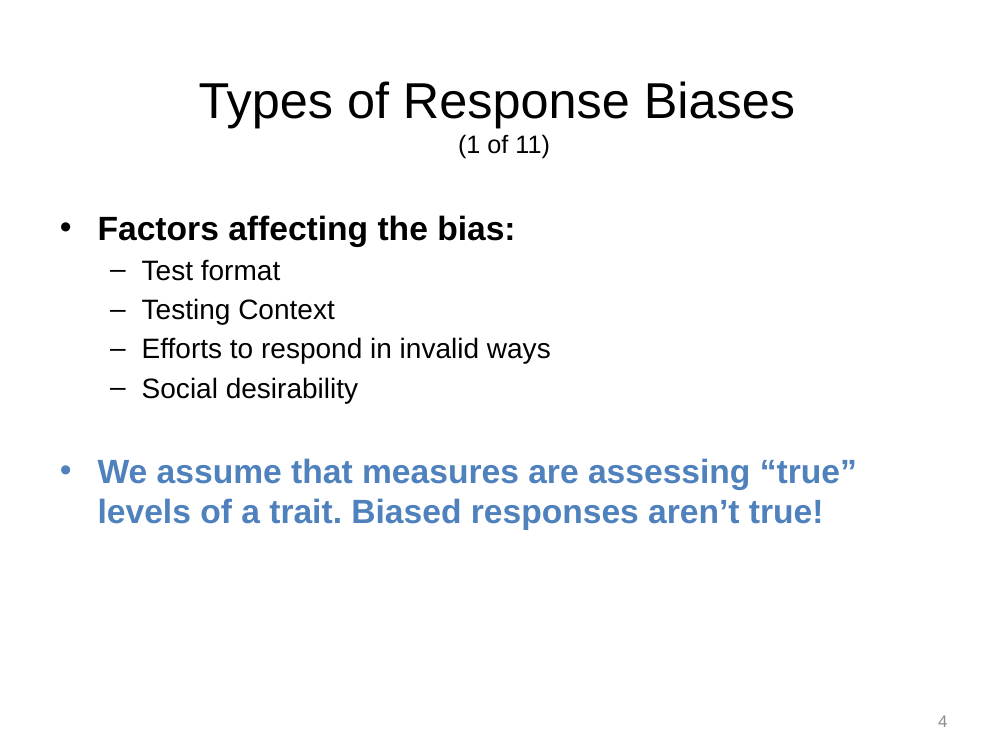
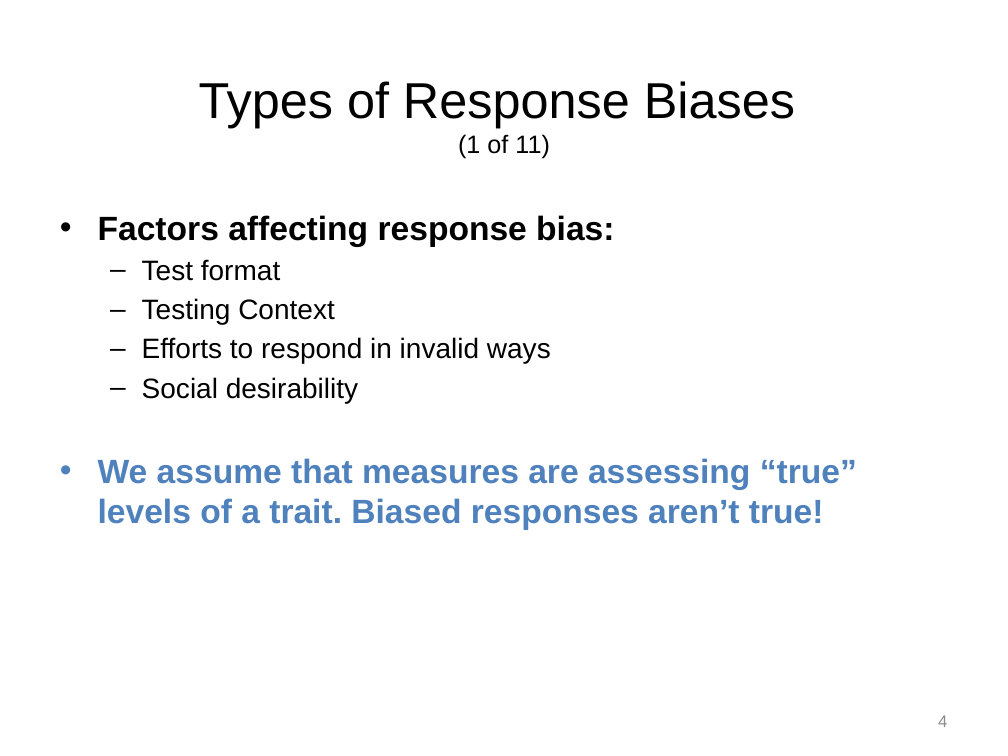
Before and after one commit to npm27/Teaching-Materials, a slide deck: slide 4 of Tests and Eval/Slides/9 Chapter 10.pptx. Drawn at 1008x756 pixels with LibreOffice and Linux fonts; fonts in the diff are those of the drawing. Boxes give left, top, right and bottom in pixels: in the first picture for what was removed or moved away, otherwise in the second. Text is boxed around its words. In the diff, an @@ line names an element or a change of style, - is before the commit and + after.

```diff
--- a/Tests and Eval/Slides/9 Chapter 10.pptx
+++ b/Tests and Eval/Slides/9 Chapter 10.pptx
@@ text at bbox=[98, 215, 614, 247]: text changed @@
-• Factors affecting the bias:
+• Factors affecting response bias:
```
Also in this commit, not shown: 2 other slides changed, 5 other files.
